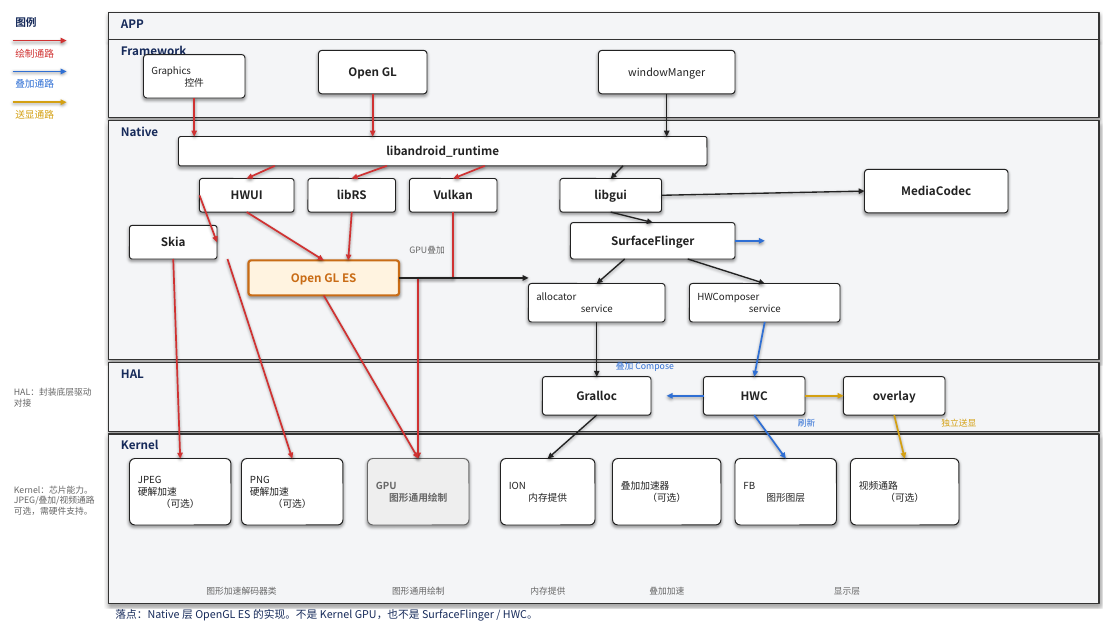
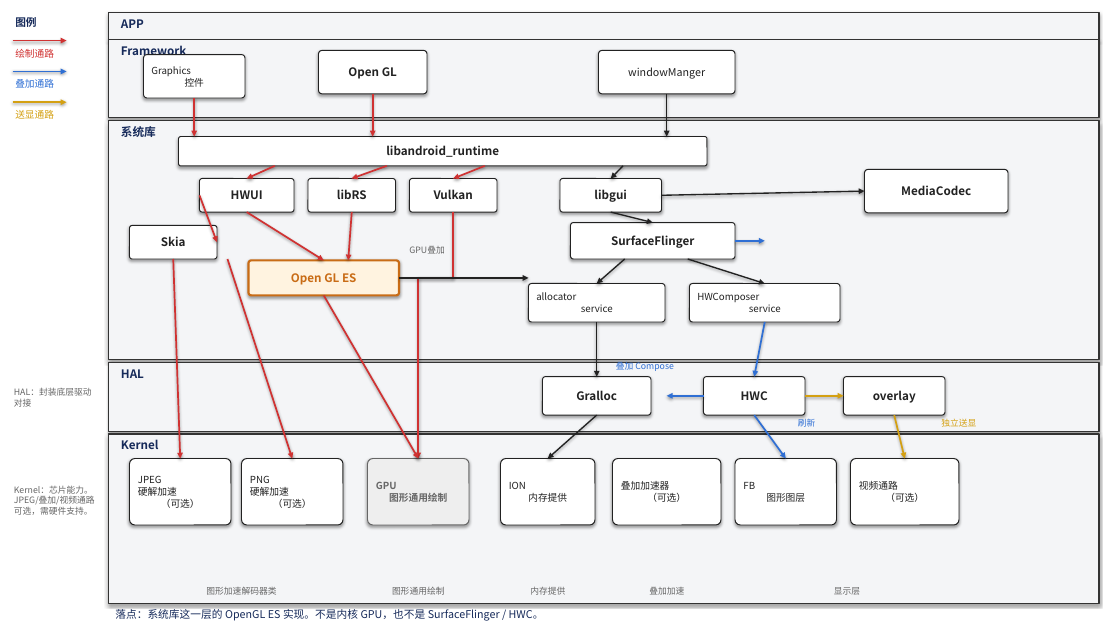
Before and after one commit to LOLHenry/CubeSandbox, a slide deck: slide 3 of docs/assets/android-graphics-stack-wireframe.pptx. Drawn at 1120x630 pixels with LibreOffice and Linux fonts; fonts in the diff are those of the drawing. Boxes give left, top, right and bottom in pixels: in the first picture for what was removed or moved away, otherwise in the second. Text is boxed around its words. In the diff, an @@ line names an element or a change of style, - is before the commit and + after.

```diff
--- a/docs/assets/android-graphics-stack-wireframe.pptx
+++ b/docs/assets/android-graphics-stack-wireframe.pptx
@@ text at <box>121,126,156,137</box>: text changed @@
-Native
+系统库
@@ text at <box>115,607,544,621</box>: text changed @@
-落点：Native 层 OpenGL ES 的实现。不是 Kernel GPU，也不是 SurfaceFlinger / HWC。
+落点：系统库这一层的 OpenGL ES 实现。不是内核 GPU，也不是 SurfaceFlinger / HWC。
```
Also in this commit, not shown: 3 other slides changed, 3 other files.
